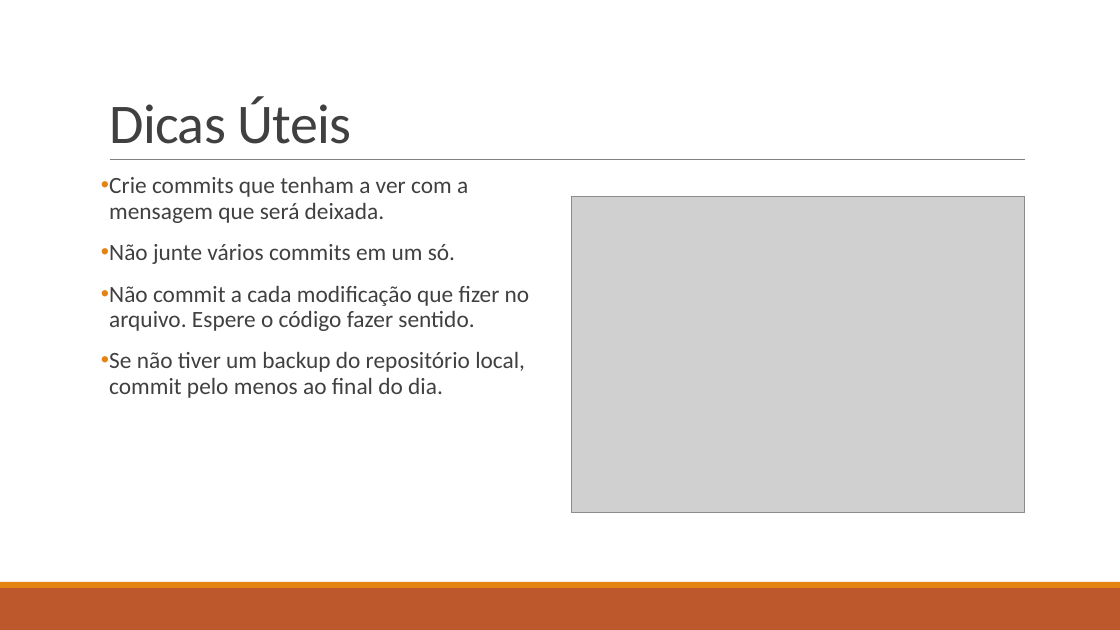
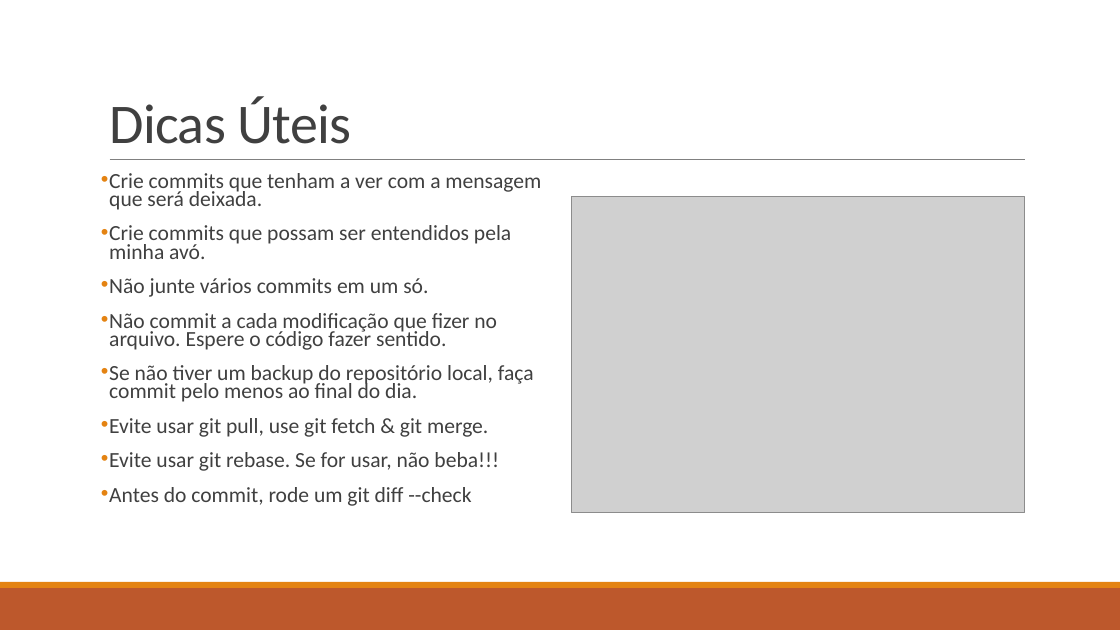
Before and after one commit to ekson73/Docs, a slide deck: slide 92 of Projeto VEK - GIT 4 VEK.pptx (slide 90 before the commit). Drawn at 1120x630 pixels with LibreOffice and Linux fonts; fonts in the diff are those of the drawing; grey boxes stand for pictures. Boxes give left, top, right and bottom in pixels: in the first picture for what was removed or moved away, otherwise in the second. Text is boxed around its words. In the diff, an @@ line names an element or a change of style, - is before the commit and + after.

Commit message:
backup

```diff
--- a/Projeto VEK - GIT 4 VEK.pptx
+++ b/Projeto VEK - GIT 4 VEK.pptx
@@ text at bbox=[109, 173, 541, 350]: size 20 to 18.5 pt in "Crie commits que tenham a ver com ...", "Não junte vários commits em um só.", "Não commit a cada modificação que fizer ..."; line spacing 0.9 to 0.7 @@
@@ text at bbox=[109, 225, 511, 259]: paragraph added @@
+• Crie commits que possam ser entendidos pela minha avó.
@@ text at bbox=[109, 365, 534, 506]: text changed; size 20 to 18.5 pt @@
-• Se não tiver um backup do repositório local, commit pelo menos ao final do dia.
+• Se não tiver um backup do repositório local, faça commit pelo menos ao final do dia.
+• Evite usar git pull, use git fetch & git merge.
+• Evite usar git rebase. Se for usar, não beba!!!
+• Antes do commit, rode um git diff --check
```
Also in this commit, not shown: 1 other slide changed, 2 slides added, 2 other files.
